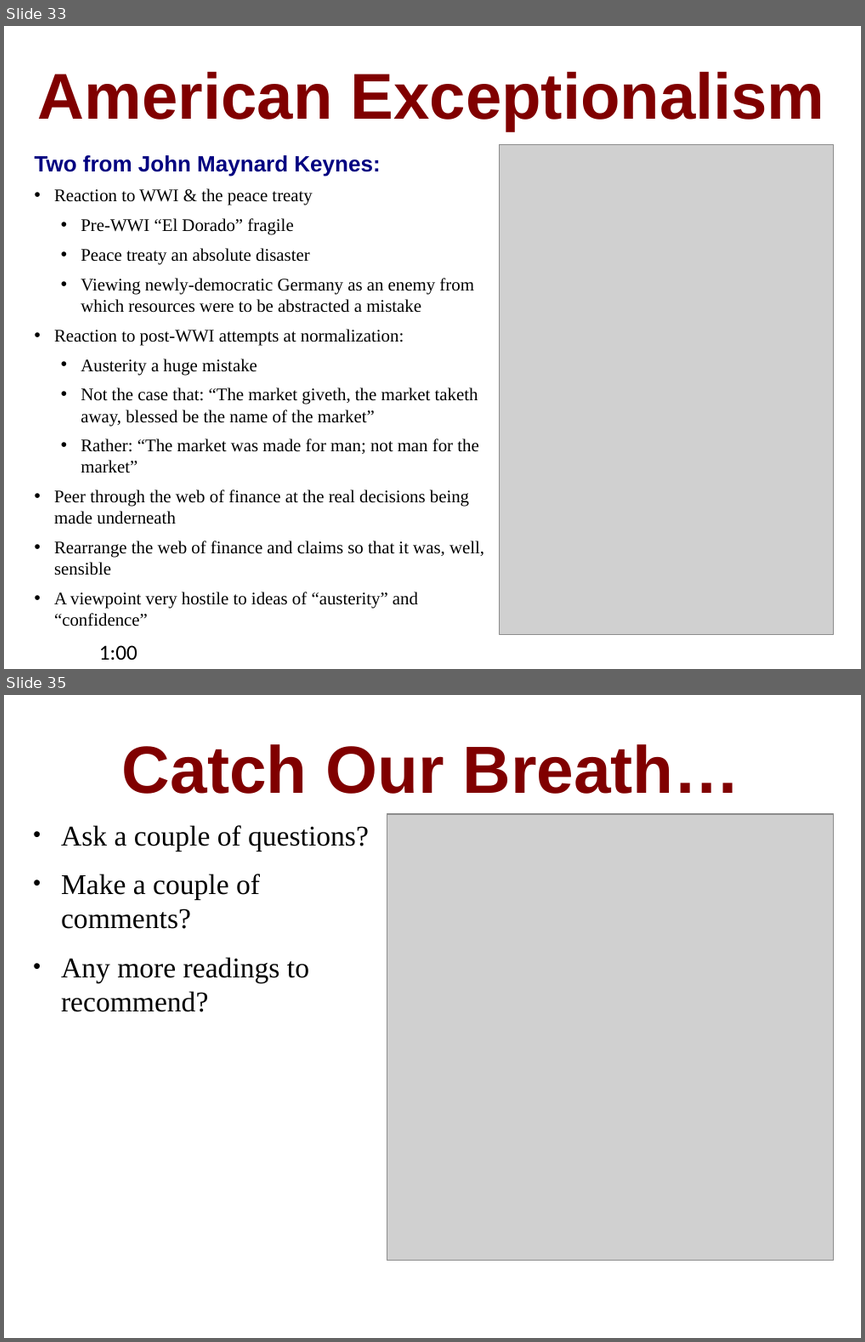
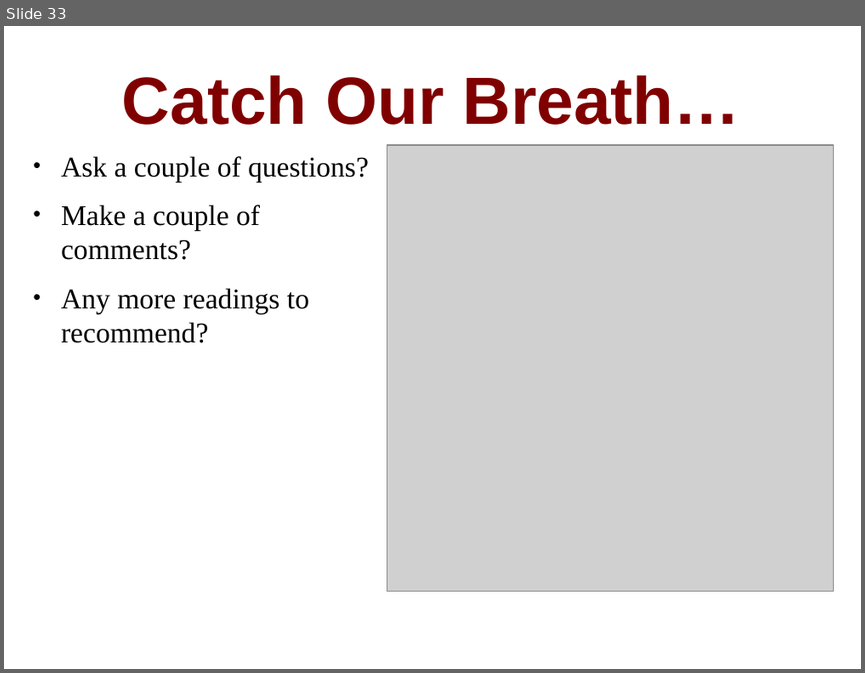
Before and after one commit to DavidLJ/public-files, a slide deck: econ-210a-lecture-10a.pptx. Shown one above the other, each under a label of ours: slides 33 and 35 before the commit, slide 33 after it; the slides between them are not shown. The pictures are 865x1342 and 865x673 pixels, drawn with LibreOffice and Linux fonts; fonts in the diff are those of the drawing; grey boxes stand for pictures. Boxes give left, top, right and bottom in pixels: in the first picture for what was removed or moved away, otherwise in the second. Text is boxed around its words. In the diff, an @@ line names an element or a change of style, - is before the commit and + after.

```diff
--- a/econ-210a-lecture-10a.pptx
+++ b/econ-210a-lecture-10a.pptx
@@ slide 33 removed at (x1=4, y1=26, x2=861, y2=669), background #FFFFFF @@
@@ title removed at (x1=38, y1=71, x2=825, y2=131) @@
-American Exceptionalism
@@ picture removed at (x1=499, y1=145, x2=833, y2=635) @@
@@ text removed at (x1=35, y1=155, x2=484, y2=626) @@
-Two from John Maynard Keynes:
-• Reaction to WWI & the peace treaty
-  • Pre-WWI “El Dorado” fragile
-  • Peace treaty an absolute disaster
-  • Viewing newly-democratic Germany as an enemy from which resources were to be abstracted a mistake
-• Reaction to post-WWI attempts at normalization:
-  • Austerity a huge mistake
-  • Not the case that: “The market giveth, the market taketh away, blessed be the name of the market”
-  • Rather: “The market was made for man; not man for the market”
-• Peer through the web of finance at the real decisions being made underneath
-• Rearrange the web of finance and claims so that it was, well, sensible
-• A viewpoint very hostile to ideas of “austerity” and “confidence”
@@ text removed at (x1=99, y1=645, x2=137, y2=659) @@
-1:00
@@ what was slide 35 is now slide 33 @@
```
Also in this commit, not shown: 1 other slide removed, 1 other file.
